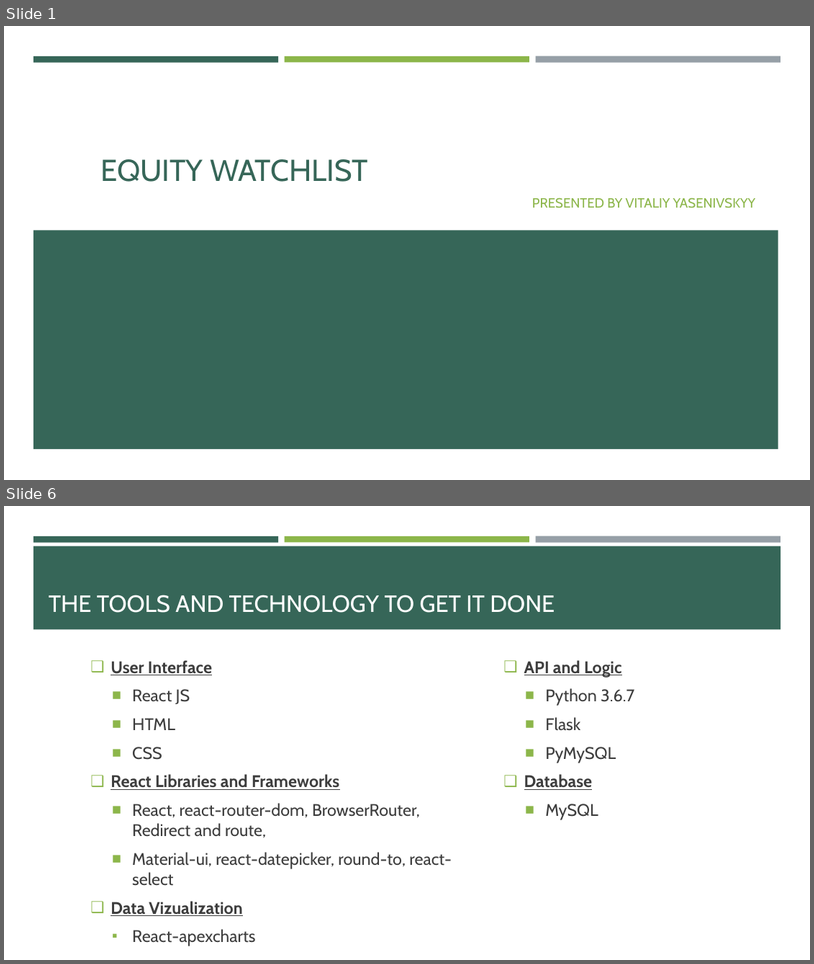
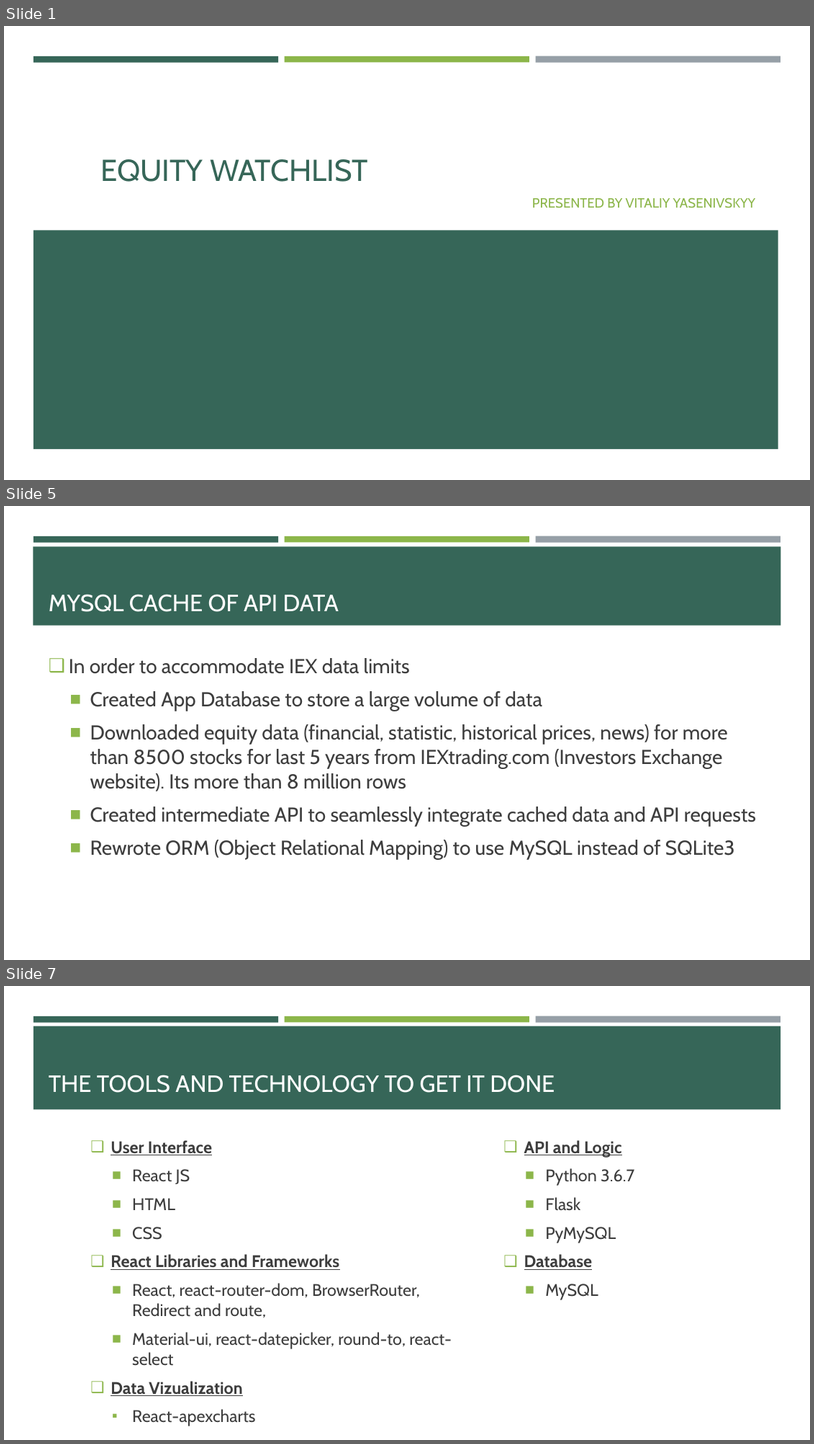
Before and after one commit to yasenvit/EquityWatchlistEcho, a slide deck: README EquityWatchlist.pptx. Shown one above the other, each under a label of ours: slides 1 and 6 before the commit, slides 1, 5 and 7 after it; the slides between them are not shown. The pictures are 814x964 and 814x1444 pixels, drawn with LibreOffice and Linux fonts; fonts in the diff are those of the drawing. Boxes give left, top, right and bottom in pixels: in the first picture for what was removed or moved away, otherwise in the second. Text is boxed around its words. In the diff, an @@ line names an element or a change of style, - is before the commit and + after.

```diff
--- a/README EquityWatchlist.pptx
+++ b/README EquityWatchlist.pptx
@@ slide 5 added at (4, 506, 810, 960), background #FFFFFF; not listed: 3 template elements that a slide beside it also shows @@
@@ rectangle added at (33, 546, 781, 626), fill #366658 @@
@@ title added at (49, 594, 339, 612), 28 pt, text #FFFFFF @@
+MYSQL CACHE OF API DATA
@@ text added at (69, 658, 756, 859), 24 pt, text #3D3D3D @@
+❑ In order to accommodate IEX data limits
+  ■ Created App Database to store a large volume of data
+  ■ Downloaded equity data (financial, statistic, historical prices, news) for more than 8500 stocks for last 5 years from IEXtrading.com (Investors Exchange website). Its more than 8 million rows
+  ■ Created intermediate API to seamlessly integrate cached data and API requests
+  ■ Rewrote ORM (Object Relational Mapping) to use MySQL instead of SQLite3
@@ what was slide 6 is now slide 7 @@
```
Also in this commit, not shown: 4 slides changed, 1 other slide added, 13 other files.
